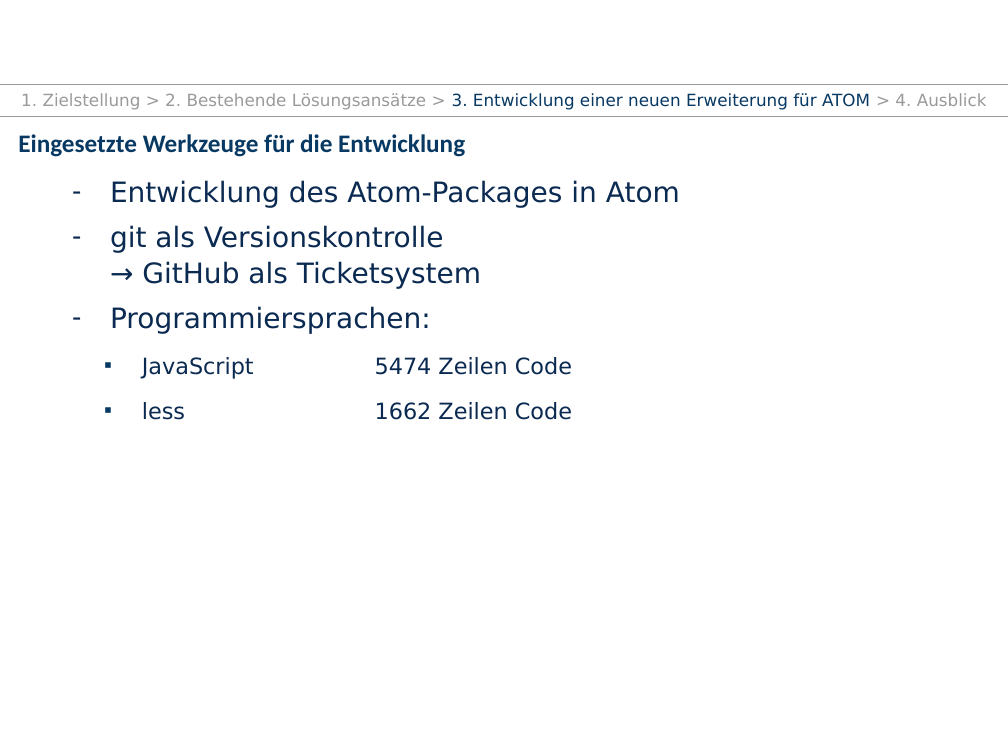
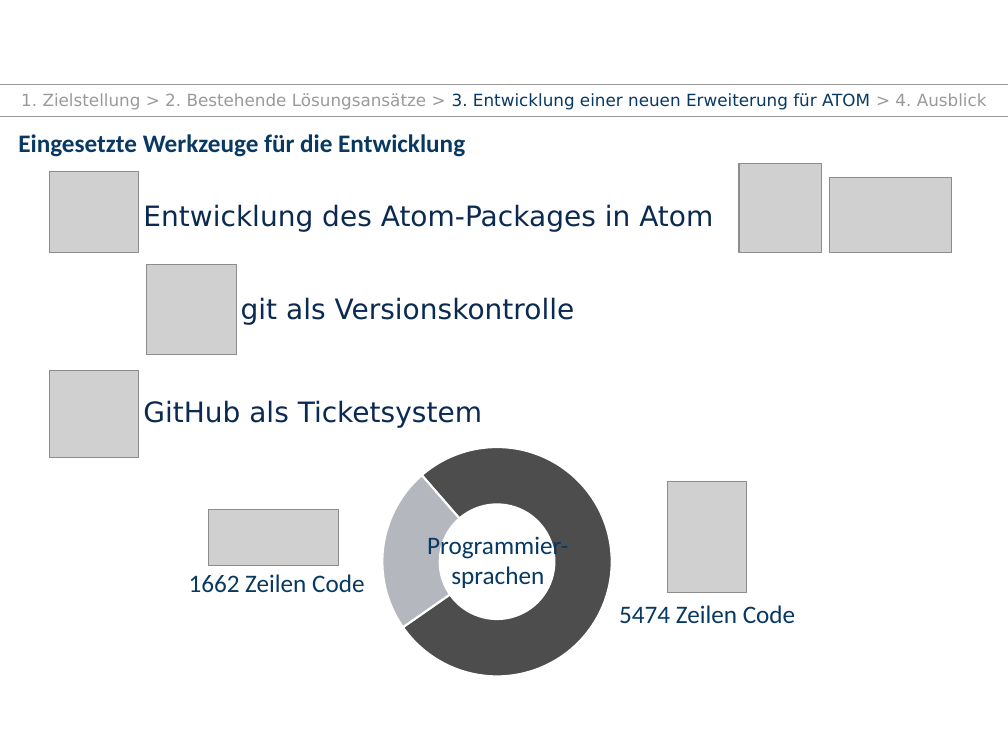
Before and after one commit to TUD-INF-IAI-MCI/agsbs_atom_package, a slide deck: slide 11 of presentation.pptx. Drawn at 1008x756 pixels with LibreOffice and Linux fonts; fonts in the diff are those of the drawing; grey boxes stand for pictures; background and template pictures are left out. Boxes give left, top, right and bottom in pixels: in the first picture for what was removed or moved away, otherwise in the second. Text is boxed around its words. In the diff, an @@ line names an element or a change of style, - is before the commit and + after.

Commit message:
Folie 11 gehübscht

```diff
--- a/presentation.pptx
+++ b/presentation.pptx
@@ picture added at bbox=[49, 171, 139, 253] @@
@@ picture added at bbox=[739, 163, 822, 252] @@
@@ picture added at bbox=[830, 177, 952, 252] @@
@@ text "Entwicklung des Atom-Packages in Atom": place and size @@
-text "Entwicklung des Atom-Packages in Atom" at bbox=[110, 180, 680, 420]
+text "Entwicklung des Atom-Packages in Atom" at bbox=[143, 204, 713, 232]
@@ text "Entwicklung des Atom-Packages in Atom" at bbox=[143, 204, 713, 232]: bullet - to none @@
@@ text at bbox=[110, 225, 572, 420]: paragraphs removed @@
-– git als Versionskontrolle
-  → GitHub als Ticketsystem
-– Programmiersprachen:
-      ▪ JavaScript 5474 Zeilen Code
-      ▪ less 1662 Zeilen Code
@@ picture added at bbox=[147, 265, 237, 355] @@
@@ text added at bbox=[241, 297, 575, 325], 20 pt, text #0B2A51 @@
+git als Versionskontrolle
@@ picture added at bbox=[49, 370, 139, 458] @@
@@ text added at bbox=[143, 400, 482, 428], 20 pt, text #0B2A51 @@
+GitHub als Ticketsystem
@@ group added at bbox=[189, 409, 795, 684]: 3 texts, 2 pictures, 1 doughnut chart @@
+categories: 1, 2
+Series 1: 77, 23
+      5474 Zeilen Code
+      1662 Zeilen Code
+Programmier-
+sprachen
```
Also in this commit, not shown: 13 other slides changed.
